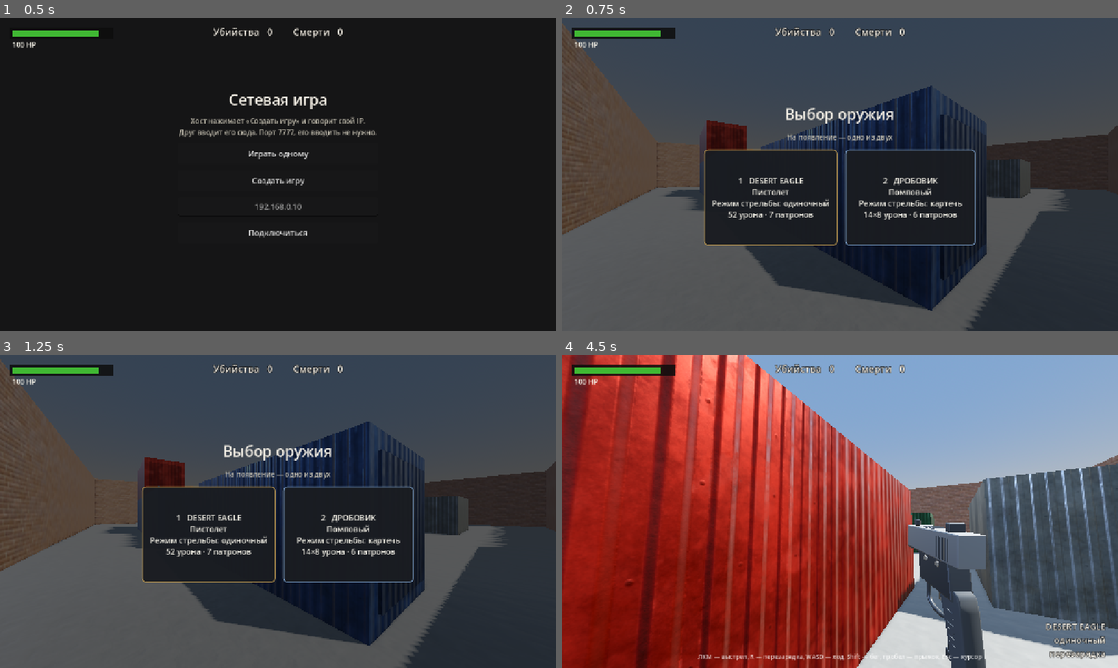
Above: before the commit, frames 1-4 (two rows, left to right).
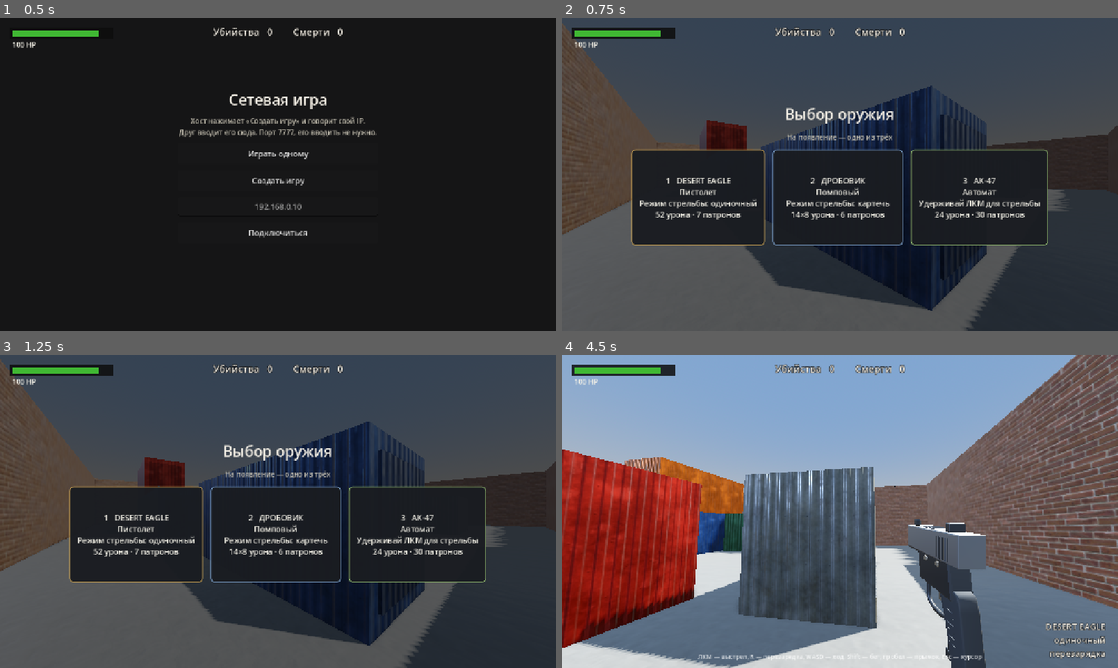
Above: after the commit, the same moments.

Repository: gluhman/shooter-piu-piu
Game: Godot game, scene res://arena.tscn
The game is run twice, just before and just after one commit, with the same random seed, the same clock (stepped at 60 frames per second) and the same inputs.
Inputs (mouse positions are in pixels of both pictures, inside the frame that each line leads up to):
- Up to frame 1 (0.5 s): no input
- Up to frame 2 (0.75 s): click "Играть одному" at 0.5 s
- Up to frame 3 (1.25 s): no input
- Up to frame 4 (4.5 s): click "1 DESERT EAGLE Пистолет Режим…" at 1.25 s; tap Enter at 2 s; move the mouse to (867, 511) at 2.02 s; hold W from 2.03 s (still down); tap 3 at 2.1, 2.85, 3.8 s; click (867, 511) at 2.17 s; tap Space at 2.27, 3.02 s; move the mouse to (812, 511) at 2.77 s; move the mouse to (851, 505) at 3.52 s; hold Shift 3.53-4.28 s; move the mouse to (834, 517) at 4.27 s; tap R at 4.35 s; click (834, 517) at 4.42 s

Frame 1 is identical in both runs. In frame 2, 8.7% of the frame differs, in the area x 12-88%, y 36-73%; in frame 3, 8.7%; in frame 4, 69%, in the area x 0-100%, y 0-100%.

Commit message:
Add a textured AK-47 to solo and LAN matches

Diff:
--- /dev/null
+++ b/assets/ak47/ak47.tscn
@@ -0,0 +1,41 @@
+[gd_scene load_steps=7 format=3]
+
+[ext_resource type="PackedScene" path="res://assets/ak47/ak47.fbx" id="1_model"]
+[ext_resource type="Texture2D" path="res://assets/ak47/albedo.png" id="2_albedo"]
+[ext_resource type="Texture2D" path="res://assets/ak47/normal.png" id="3_normal"]
+[ext_resource type="Texture2D" path="res://assets/ak47/rmao.png" id="4_rmao"]
+
+[sub_resource type="StandardMaterial3D" id="StandardMaterial3D_rifle"]
+albedo_texture = ExtResource("2_albedo")
+metallic = 1.0
+metallic_texture = ExtResource("4_rmao")
+metallic_texture_channel = 1
+roughness_texture = ExtResource("4_rmao")
+roughness_texture_channel = 0
+normal_enabled = true
+normal_texture = ExtResource("3_normal")
+ao_enabled = true
+ao_texture = ExtResource("4_rmao")
+ao_texture_channel = 2
+
+[sub_resource type="StandardMaterial3D" id="StandardMaterial3D_brass"]
+albedo_color = Color(0.55, 0.36, 0.13, 1)
+metallic = 0.8
+roughness = 0.45
+
+[node name="AK47" type="Node3D"]
+
+[node name="Model" parent="." instance=ExtResource("1_model")]
+transform = Transform3D(-0.88, 0, 0, 0, 0.88, 0, 0, 0, -0.88, 0, 0, 0.008)
+
+[node name="FRAME_LOD0_001" parent="Model/Skeleton/Skeleton3D" index="0"]
+surface_material_override/0 = SubResource("StandardMaterial3D_rifle")
+surface_material_override/1 = SubResource("StandardMaterial3D_brass")
+
+[node name="FRAME_LOD0" parent="Model" index="1"]
+surface_material_override/0 = SubResource("StandardMaterial3D_rifle")
+
+[node name="Muzzle" type="Marker3D" parent="."]
+position = Vector3(0, 0.0842, -0.635)
+
+[editable path="Model"]
--- a/match.gd
+++ b/match.gd
@@ -120,7 +120,6 @@
 	if not has_node("1"):
 		return
 	net_spawn.rpc_id(id, 1)
-	get_node("1").send_weapon_to(id)
 	net_spawn.rpc(id)
 	$HUD.hide_host_ip()
 
@@ -131,6 +130,8 @@
 		return
 	var id := multiplayer.get_remote_sender_id()
 	_show_sync(id)
+	# Player RPCs can reach this peer once its synchronizer makes the player visible.
+	get_node("1").send_weapon_to(id)
 
 
 func _show_sync(id: int) -> void:
--- a/player.gd
+++ b/player.gd
@@ -5,6 +5,7 @@
 const JUMP_VELOCITY := 4.6
 const MOUSE_SENS := 0.0022
 const MAX_HEALTH := 100
+const AK47_MODEL := preload("res://assets/ak47/ak47.tscn")
 
 signal health_changed(current: int, maximum: int)
 signal respawned
@@ -319,6 +320,11 @@
 		holder.rotation = Vector3(0.15, -PI / 2.0, 0.5)
 		holder.position = Vector3(0.02, 0.06, 0.04)
 		holder.scale = Vector3(0.5, 0.5, 0.5)
+	elif id == "ak47":
+		var gun := AK47_MODEL.instantiate() as Node3D
+		_gun_attach.add_child(gun)
+		# Align the rifle's grip and forward axis with the avatar's pistol pose.
+		gun.rotation = Vector3(1.05, -2.65, 3.09)
 	else:
 		var packed: PackedScene = load("res://models/pistol.glb")
 		var gun := packed.instantiate() as Node3D
--- a/weapon.gd
+++ b/weapon.gd
@@ -1,4 +1,8 @@
 extends Node3D
+
+const AK47_MODEL := preload("res://assets/ak47/ak47.tscn")
+const AK47_SHOT := preload("res://assets/ak47/fire.wav")
+const AK47_RELOAD := preload("res://assets/ak47/reload.wav")
 
 const WEAPONS := {
 	"deagle": {
@@ -43,6 +47,28 @@
 		"falloff_start": 5.0,
 		"falloff_end": 18.0,
 	},
+	"ak47": {
+		"name": "AK-47",
+		"mode": "автоматический",
+		"automatic": true,
+		"mag": 30,
+		"reserve": 90,
+		"reload": 1.75,
+		"cooldown": 0.11,
+		"pellets": 1,
+		"spread": 0.85,
+		"range": 75.0,
+		"recoil": 0.9,
+		"recoil_yaw": 0.28,
+		"kick": 0.035,
+		"mark": 0.05,
+		"tracer": Color(1.0, 0.8, 0.36),
+		"tracer_size": 0.008,
+		"damage": 24,
+		"damage_min": 14,
+		"falloff_start": 15.0,
+		"falloff_end": 50.0,
+	},
 }
 
 var _weapon_id := ""
@@ -71,6 +97,7 @@
 var _reload_player: AudioStreamPlayer
 var _world_shot: AudioStreamPlayer3D
 var _world_shell: AudioStreamPlayer3D
+var _world_reload: AudioStreamPlayer3D
 var _last_net_msec := 0
 var _shot_deagle: AudioStream
 var _shotgun_shot: AudioStream
@@ -88,11 +115,16 @@
 
 func _ready() -> void:
 	_shot_player = _make_player()
+	_shot_player.max_polyphony = 5
 	_shell_player = _make_player()
 	_reload_player = _make_player()
 	_world_shot = _make_world_player()
+	_world_shot.max_polyphony = 5
 	_world_shell = _make_world_player()
 	_world_shell.volume_db = -4.0
+	_world_reload = _make_world_player()
+	_world_reload.stream = AK47_RELOAD
+	_world_reload.volume_db = -8.0
 	_shot_deagle = _make_shot(true)
 	_dry = _make_dry()
 	_shotgun_shot = load("res://drob/выстрел.mp3") as AudioStream
@@ -143,7 +175,8 @@
 		return
 
 	var shooting := Input.is_mouse_button_pressed(MOUSE_BUTTON_LEFT)
-	if shooting and not _trigger_held:
+	var repeat := bool(_stats.get("automatic", false)) and (_mag > 0 or _reserve > 0)
+	if shooting and (not _trigger_held or repeat):
 		_try_fire()
 	_trigger_held = shooting
 
@@ -180,11 +213,10 @@
 	_kick_pos = Vector3(randf_range(-0.008, 0.008), randf_range(0.0, 0.012), float(_stats["kick"]))
 	_kick_rot = -float(_stats["recoil"]) * 1.4
 	_player.add_recoil(float(_stats["recoil"]), randf_range(-float(_stats["recoil_yaw"]), float(_stats["recoil_yaw"])))
+	var volume := -5.0 if _weapon_id == "ak47" else 0.0
+	_play_on(_shot_player, _shot_stream(_weapon_id), volume, true)
 	if _weapon_id == "shotgun":
-		_play_on(_shot_player, _shotgun_shot, 0.0, true)
 		_shell_wait = 0.38
-	else:
-		_play_on(_shot_player, _shot_deagle, 0.0, true)
 	if not Net.active:
 		return
 	var ends: PackedVector3Array = result["ends"]
@@ -299,14 +331,26 @@
 
 
 func _play_world_shot(weapon_name: String) -> void:
-	var stream: AudioStream = _shotgun_shot if weapon_name == "shotgun" else _shot_deagle
+	var stream := _shot_stream(weapon_name)
 	if _world_shot == null or stream == null:
 		return
-	_world_shot.stream = stream
+	if _world_shot.stream != stream:
+		_world_shot.stream = stream
+	_world_shot.volume_db = -5.0 if weapon_name == "ak47" else 0.0
 	_world_shot.pitch_scale = randf_range(0.97, 1.03)
 	_world_shot.play()
 	if weapon_name == "shotgun":
 		get_tree().create_timer(0.38).timeout.connect(_play_world_shell)
+
+
+func _shot_stream(weapon_name: String) -> AudioStream:
+	match weapon_name:
+		"ak47":
+			return AK47_SHOT
+		"shotgun":
+			return _shotgun_shot
+		_:
+			return _shot_deagle
 
 
 func _play_world_shell() -> void:
@@ -367,8 +411,18 @@
 		if length > 0.2:
 			_reload_time = length
 		_play_on(_reload_player, _shotgun_reload, -1.0, false)
+	elif _weapon_id == "ak47":
+		_play_on(_reload_player, AK47_RELOAD, -3.0, false)
+		if Net.active:
+			net_ak47_reload.rpc()
 	_reload_left = _reload_time
 	_update_hud()
+
+
+@rpc("authority", "reliable")
+func net_ak47_reload() -> void:
+	if _player.weapon_id == "ak47" and _player.control_enabled:
+		_world_reload.play()
 
 
 func _finish_reload() -> void:
@@ -421,11 +475,13 @@
 	if weapon_id == "deagle":
 		# Pistol model points the muzzle along +Z. The camera looks down -Z.
 		model.rotation.y = PI
-	else:
+	elif weapon_id == "shotgun":
 		# Shotgun OBJ lies along X, muzzle toward -X, up is +Y.
 		_apply_shotgun_material(model)
 		model.rotation.y = -PI / 2.0
 		_scale_longest_axis(model, 0.92)
+	elif weapon_id == "ak47":
+		model.rotation.y = 0.07
 	_seat_model(model, weapon_id)
 	_muzzle = _marker(_muzzle_point(model, weapon_id))
 	_flash = OmniLight3D.new()
@@ -437,6 +493,8 @@
 
 
 func _make_model(weapon_id: String) -> Node3D:
+	if weapon_id == "ak47":
+		return AK47_MODEL.instantiate() as Node3D
 	var path := "res://models/pistol.glb" if weapon_id == "deagle" else "res://drob/Shotgun.obj"
 	var resource: Resource = load(path)
 	if resource is PackedScene:
@@ -476,6 +534,10 @@
 	var target_back := -0.25 if weapon_id == "deagle" else -0.08
 	var target_bottom := -0.22 if weapon_id == "deagle" else -0.2
 	var target_x := 0.18 if weapon_id == "deagle" else 0.12
+	if weapon_id == "ak47":
+		target_back = -0.3
+		target_bottom = -0.34
+		target_x = 0.22
 	model.position += Vector3(
 		target_x - bounds.get_center().x,
 		target_bottom - bounds.position.y,
@@ -484,6 +546,8 @@
 
 
 func _muzzle_point(model: Node3D, weapon_id: String) -> Vector3:
+	if weapon_id == "ak47":
+		return model.transform * (model.get_node("Muzzle") as Marker3D).position
 	if weapon_id != "shotgun":
 		var bounds := _view_bounds(model)
 		return Vector3(
@@ -635,7 +699,8 @@
 func _play_on(player: AudioStreamPlayer, stream: AudioStream, volume_db: float, vary_pitch: bool) -> void:
 	if stream == null:
 		return
-	player.stream = stream
+	if player.stream != stream:
+		player.stream = stream
 	player.volume_db = volume_db
 	player.pitch_scale = randf_range(0.97, 1.03) if vary_pitch else 1.0
 	player.play()
--- a/weapon_select.gd
+++ b/weapon_select.gd
@@ -26,12 +26,14 @@
 
 
 func _unhandled_input(event: InputEvent) -> void:
-	if _picked or not (event is InputEventKey) or not event.pressed or event.echo:
+	if not visible or _picked or not (event is InputEventKey) or not event.pressed or event.echo:
 		return
 	if event.physical_keycode == KEY_1:
 		_choose("deagle")
 	elif event.physical_keycode == KEY_2:
 		_choose("shotgun")
+	elif event.physical_keycode == KEY_3:
+		_choose("ak47")
 
 
 func _build() -> void:
@@ -57,7 +59,7 @@
 	column.add_child(title)
 
 	var subtitle := Label.new()
-	subtitle.text = "На появление — одно из двух"
+	subtitle.text = "На появление — одно из трёх"
 	subtitle.horizontal_alignment = HORIZONTAL_ALIGNMENT_CENTER
 	subtitle.add_theme_font_size_override("font_size", 16)
 	subtitle.add_theme_color_override("font_color", Color(0.78, 0.76, 0.7))
@@ -77,6 +79,12 @@
 		"2   ДРОБОВИК",
 		"Помповый\nРежим стрельбы: картечь\n14×8 урона · 6 патронов",
 		Color(0.48, 0.62, 0.78)
+	))
+	row.add_child(_card(
+		"ak47",
+		"3   AK-47",
+		"Автомат\nУдерживай ЛКМ для стрельбы\n24 урона · 30 патронов",
+		Color(0.55, 0.70, 0.42)
 	))
 
 
Binary file added: assets/ak47/ak47.fbx
Not shown, added: assets/ak47/ak47.fbx.import
Binary file added: assets/ak47/albedo.png
Not shown, added: assets/ak47/albedo.png.import
Not shown, added: assets/ak47/fire.wav.import
Binary file added: assets/ak47/normal.png
Not shown, added: assets/ak47/normal.png.import
Not shown, added: assets/ak47/reload.wav.import
Binary file added: assets/ak47/rmao.png
Not shown, added: assets/ak47/rmao.png.import
Not shown, added: assets/ak47/CREDITS.md
Not shown, added: assets/ak47/fire.wav
(and 1 more such lines)
